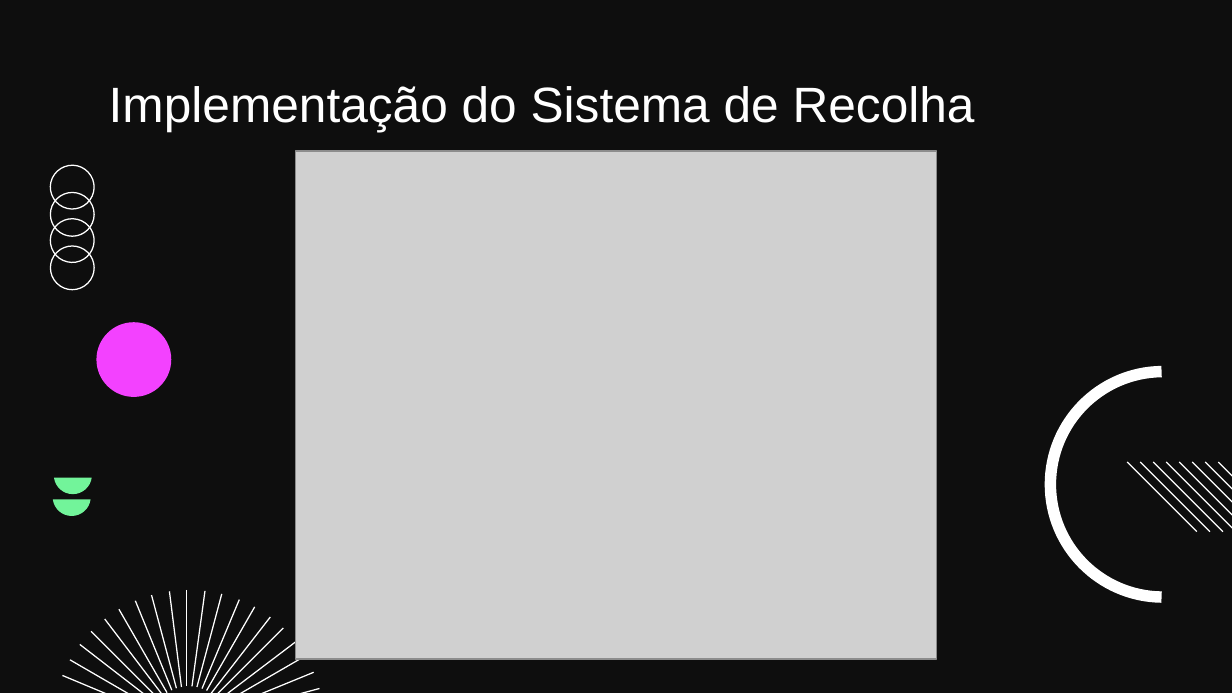
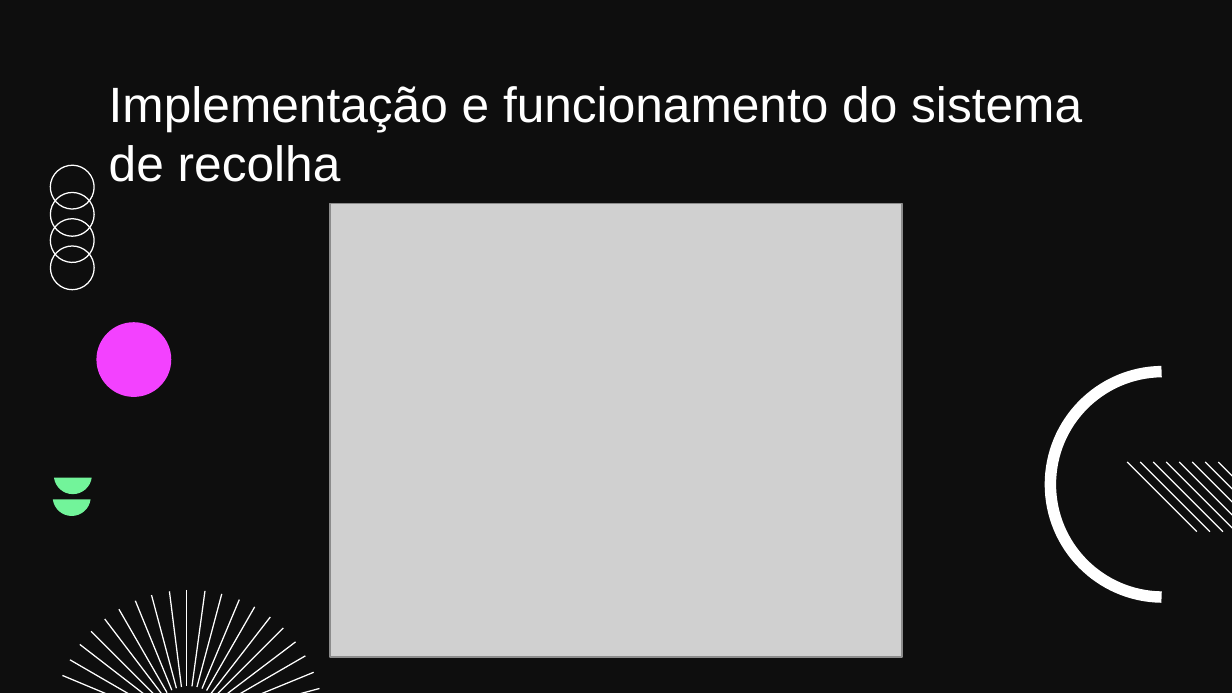
Before and after one commit to 178LaPata/BD_Project, a slide deck: slide 35 of Apresentacao.pptx (slide 34 before the commit). Drawn at 1232x693 pixels with LibreOffice and Linux fonts; fonts in the diff are those of the drawing; grey boxes stand for pictures; background and template pictures are left out. Boxes give left, top, right and bottom in pixels: in the first picture for what was removed or moved away, otherwise in the second. Text is boxed around its words. In the diff, an @@ line names an element or a change of style, - is before the commit and + after.

```diff
--- a/Apresentacao.pptx
+++ b/Apresentacao.pptx
@@ title at box(109, 86, 1082, 182): text changed @@
-Implementação do Sistema de Recolha
+Implementação e funcionamento do sistema de recolha
@@ picture: place and size @@
-picture at box(296, 152, 938, 659)
+picture at box(330, 203, 902, 657)
```
Also in this commit, not shown: 12 other slides changed, 1 slide added, 1 slide removed.
